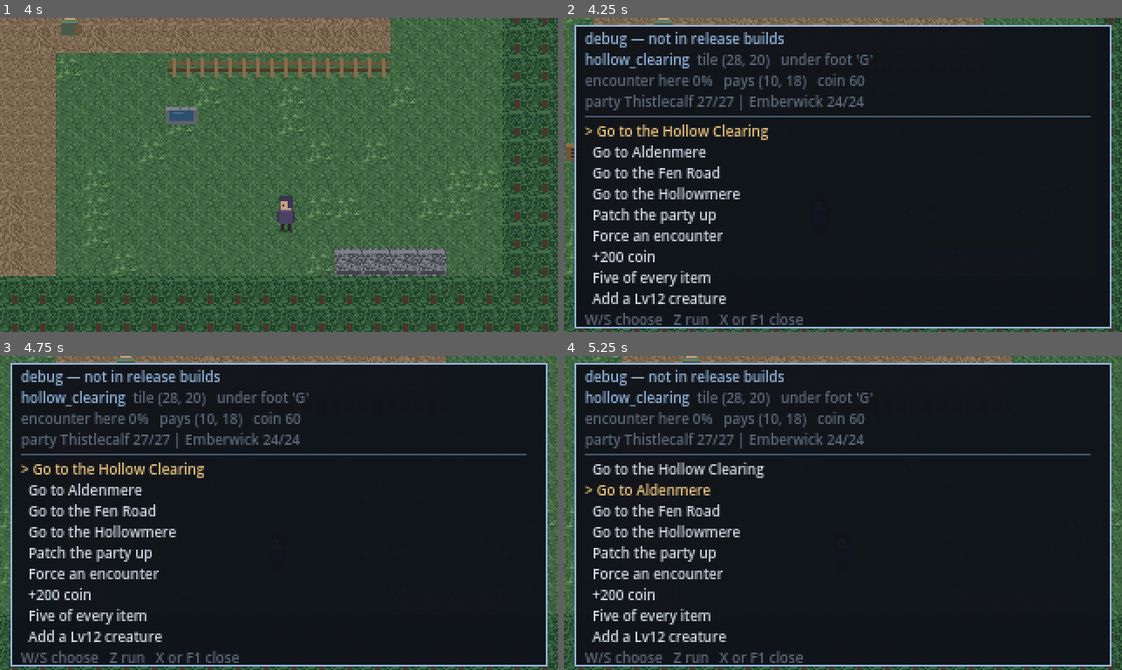
Above: before the commit, frames 1-4 (two rows, left to right).
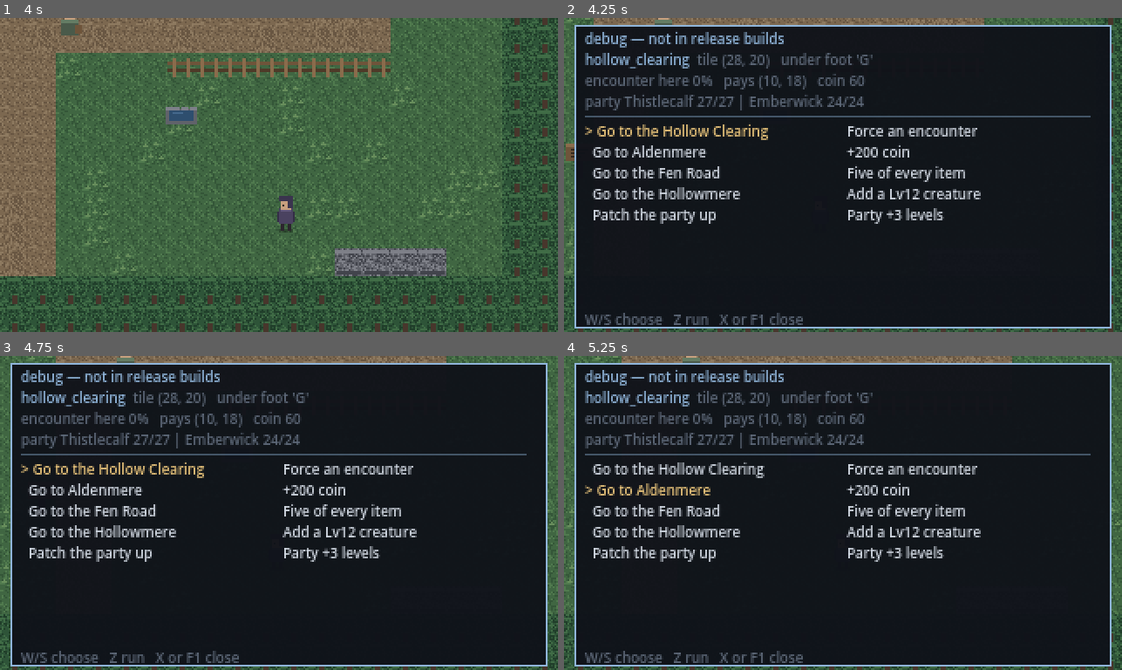
Above: after the commit, the same moments.

Repository: ducetruce/game
Game: Godot game, scene res://scenes/ui/title_screen.tscn
Same seed, same stepped clock (60 frames per second), same inputs: the game is played once before the commit and once after it.
Inputs (mouse positions are in pixels of both pictures, inside the frame that each line leads up to):
- Up to frame 1 (4 s): tap Enter at 0.5, 3.5 s; move the mouse to (401, 159) at 0.52 s; hold D (move_right) 0.53-1.25 s; hold Shift (run) 0.53-1.25 s; click (401, 159) at 0.67 s; drag from (167, 190) to (329, 218) at 1.27 s; tap Space at 2 s; move the mouse to (334, 105) at 2.02 s; hold D (move_right) 2.03-2.75 s; hold Shift (run) 2.03-2.75 s; drag from (251, 237) to (111, 127) at 2.77 s; move the mouse to (446, 222) at 3.52 s; hold A (move_left) from 3.53 s (still down); hold Shift (run) from 3.53 s (still down); tap Z (interact) at 3.6 s
- Up to frame 2 (4.25 s): keep holding A (move_left); keep holding Shift (run); tap F1 (debug_menu) at 4.15 s
- Up to frame 3 (4.75 s): release A (move_left) at 4.25 s; release Shift (run) at 4.25 s; drag from (111, 465) to (234, 556) at 4.27 s
- Up to frame 4 (5.25 s): move the mouse to (870, 513) at 5.02 s; hold S (move_down) from 5.03 s (still down); hold Shift (run) from 5.03 s (still down); click (870, 513) at 5.17 s

Frame 1 is identical in both runs. In frame 2, 3.2% of the frame differs, in the area x 5-75%, y 34-92%; in frame 3, 3.2%; in frame 4, 3.2%.

Commit message:
Two columns for the debug menu, and F1 in the soak's key mix
Adding the Fen Road's goto made ten commands, and the tenth clipped off the
bottom of a panel already nearly the height of the screen. Fifth instance of
the box problem, first one caught before shipping -- but only after the fact,
because the soak never pressed F1.

It does now, so the debug menu is scanned like every other screen. The panel
cannot get taller, so the list got wider: two labels side by side rather than
one label with space padding, since the placeholder font is not monospaced
and a column built out of spaces is a ragged column. Filled down the left
column first, so W/S still walks the list in order.

The soak also travels every 1500 frames instead of 2500 and prefers somewhere
it has not been. Picking uniformly at random made "every map was visited" a
coin flip rather than an assertion, and four draws over four maps miss one
more often than not. A run too short to have had a trip due for each map now
says so, rather than failing for being short or quietly claiming a coverage
it never attempted.

Co-Authored-By: Claude Opus 5 <noreply@anthropic.com>
Claude-Session: https://claude.ai/code/session_01KqDWnzjoFFAM1KXhCF3S2g

Diff:
--- a/scenes/ui/debug_menu.tscn
+++ b/scenes/ui/debug_menu.tscn
@@ -46,8 +46,17 @@
 offset_bottom = 53.0
 color = Color(0.560784, 0.705882, 0.85098, 0.4)
 
-[node name="Menu" type="RichTextLabel" parent="Panel"]
+[node name="MenuLeft" type="RichTextLabel" parent="Panel"]
 offset_left = 6.0
+offset_top = 55.0
+offset_right = 150.0
+offset_bottom = 163.0
+bbcode_enabled = true
+scroll_active = false
+theme_override_font_sizes/normal_font_size = 8
+
+[node name="MenuRight" type="RichTextLabel" parent="Panel"]
+offset_left = 152.0
 offset_top = 55.0
 offset_right = 296.0
 offset_bottom = 163.0
--- a/src/debug/soak.gd
+++ b/src/debug/soak.gd
@@ -57,6 +57,7 @@
 const KEY_X := 88
 const KEY_M := 77
 const KEY_SHIFT := 4194325
+const KEY_F1 := 4194332
 
 const WEIGHTED_KEYS := [
 	KEY_W, KEY_W, KEY_W, KEY_W, KEY_W, KEY_W,
@@ -67,6 +68,7 @@
 	KEY_Z, KEY_Z, KEY_Z,
 	KEY_X,
 	KEY_M,
+	KEY_F1,
 ]
 
 ## How long the soak waits for its own shuffle to throw up a back-out key
@@ -85,7 +87,7 @@
 ## soak moves itself on periodically, through the same debug command the F1
 ## menu uses. The map list is read off disk rather than named here, so a map
 ## added later is soaked without anyone remembering to add it.
-const TRAVEL_EVERY_FRAMES := 2500
+const TRAVEL_EVERY_FRAMES := 1500
 const MAPS_DIR := "res://scenes/overworld/maps"
 
 ## A burst is one key held for a few frames, then released. Short bursts mash;
@@ -399,6 +401,13 @@
 	maps.sort()
 	print("soak: walked %.0fpx across %d map(s) (%s), %d deliberate trip(s)"
 		% [_distance, maps.size(), ", ".join(maps), _travels])
+	# Only a fair demand if the run was long enough to have had a trip due for
+	# each map. Asserted unconditionally, a short soak fails for being short;
+	# skipped silently, a short soak claims a coverage it never attempted.
+	if _total_frames < TRAVEL_EVERY_FRAMES * _map_ids.size():
+		print("soak: too short to expect every map (needs %d frames); coverage not checked"
+			% (TRAVEL_EVERY_FRAMES * _map_ids.size()))
+		return
 	for map_id in _map_ids:
 		if not _maps_seen.has(map_id):
 			_fail("never set foot in '%s'" % map_id)
--- a/src/ui/debug_menu.gd
+++ b/src/ui/debug_menu.gd
@@ -20,7 +20,8 @@
 const COLOR_SELECTED := "e8c37a"
 const COLOR_HEAD := "8fb4d9"
 
-## id, label. Order is the order they appear.
+## id, label. Order is the order they appear, down the left column and then
+## down the right.
 const COMMANDS := [
 	["goto_hollow_clearing", "Go to the Hollow Clearing"],
 	["goto_village_square", "Go to Aldenmere"],
@@ -39,7 +40,8 @@
 
 @onready var _panel: Panel = $Panel
 @onready var _readout: RichTextLabel = $Panel/Readout
-@onready var _menu: RichTextLabel = $Panel/Menu
+@onready var _menu_left: RichTextLabel = $Panel/MenuLeft
+@onready var _menu_right: RichTextLabel = $Panel/MenuRight
 @onready var _footer: RichTextLabel = $Panel/Footer
 
 
@@ -97,14 +99,25 @@
 
 
 func _render() -> void:
-	var rows := PackedStringArray()
+	# Two columns -- two labels, not one label with padding, because the
+	# placeholder font is not monospaced and a column built out of spaces is
+	# a ragged column. Filled down the left one first, so W/S still walks the
+	# list in order.
+	#
+	# One column was fine at nine commands and clipped the tenth off the
+	# bottom of a panel that is already nearly the height of the screen: the
+	# fifth time a menu has outgrown its box (§ 29), and the first time the
+	# check caught it before anyone shipped it.
+	var half := int(ceil(COMMANDS.size() / 2.0))
+	var left := PackedStringArray()
+	var right := PackedStringArray()
 	for i in COMMANDS.size():
-		var selected := i == _cursor
-		rows.append("[color=#%s]%s %s[/color]" % [
-			COLOR_SELECTED if selected else COLOR_TEXT,
-			">" if selected else " ", COMMANDS[i][1],
-		])
-	_menu.text = "\n".join(rows)
+		if i < half:
+			left.append(_entry(i))
+		else:
+			right.append(_entry(i))
+	_menu_left.text = "\n".join(left)
+	_menu_right.text = "\n".join(right)
 
 	_readout.text = "\n".join(PackedStringArray([
 		"[color=#%s]%s[/color]  [color=#%s]tile %s   under foot '%s'[/color]" % [
@@ -120,6 +133,15 @@
 	_footer.text = "[color=#%s]W/S choose   Z run   X or F1 close[/color]" % COLOR_DIM
 
 
+## One command as it appears in its column, cursor marker included.
+func _entry(index: int) -> String:
+	var selected := index == _cursor
+	return "[color=#%s]%s %s[/color]" % [
+		COLOR_SELECTED if selected else COLOR_TEXT,
+		">" if selected else " ", COMMANDS[index][1],
+	]
+
+
 ## Hides without emitting `closed`, for commands that take input over
 ## themselves -- a forced encounter or a jump between maps. Emitting would
 ## hand input back to the player in the frame before the command takes it.
Not shown, changed: docs/DESIGN.md
